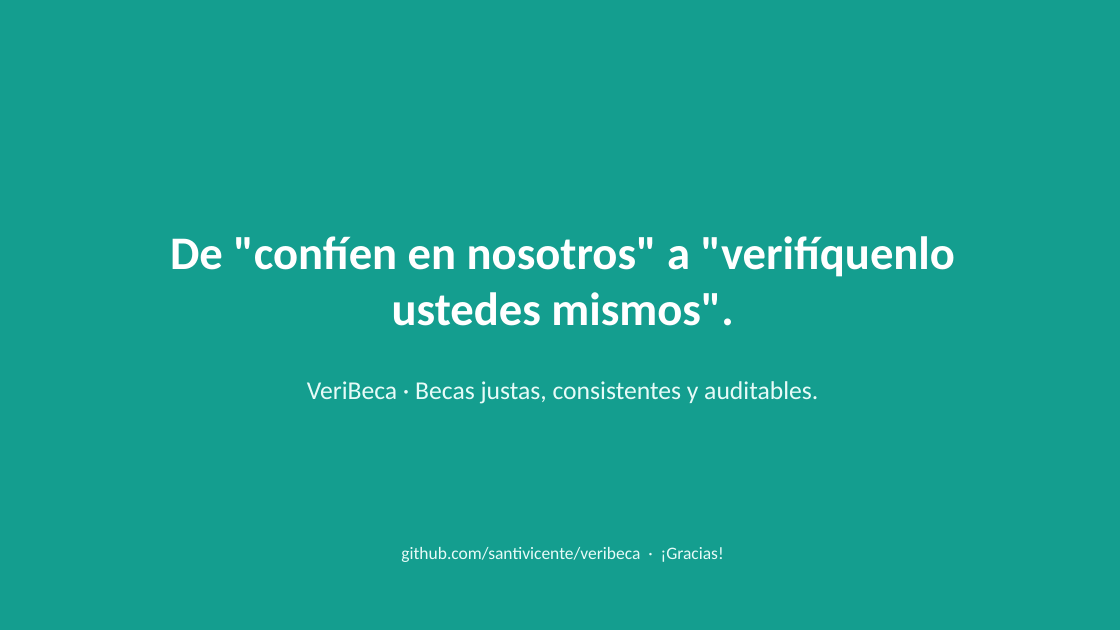
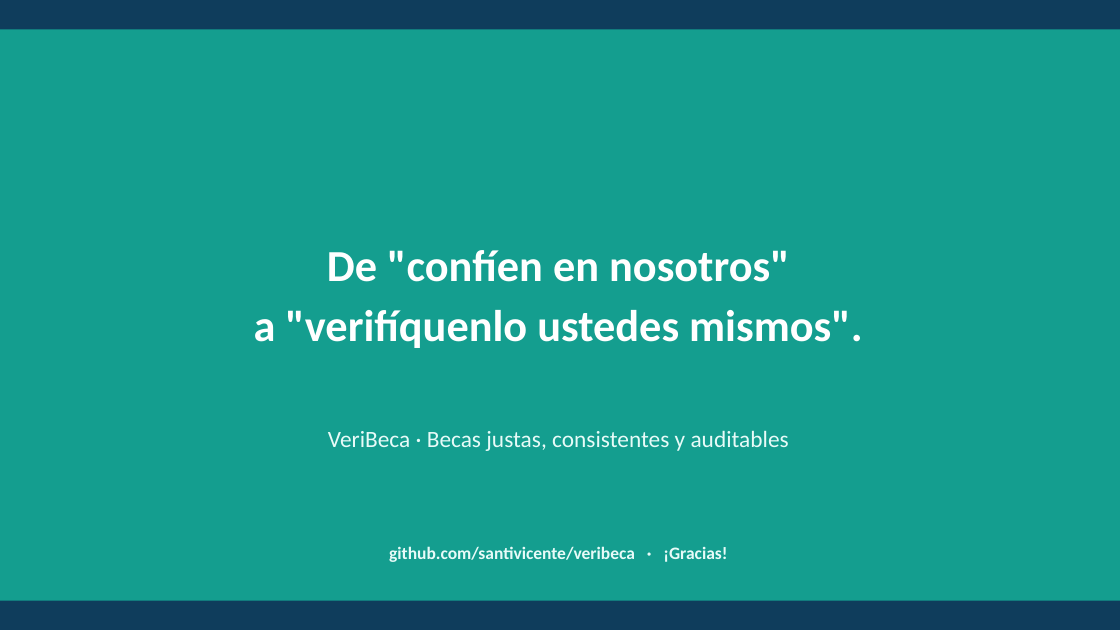
Before and after one commit to santivicente/veribeca, a slide deck: slide 10 of docs/VeriBeca-Pitch.pptx. Drawn at 1120x630 pixels with LibreOffice and Linux fonts; fonts in the diff are those of the drawing. Boxes give left, top, right and bottom in pixels: in the first picture for what was removed or moved away, otherwise in the second. Text is boxed around its words. In the diff, an @@ line names an element or a change of style, - is before the commit and + after.

```diff
--- a/docs/VeriBeca-Pitch.pptx
+++ b/docs/VeriBeca-Pitch.pptx
@@ rectangle added at box(0, 0, 1120, 29), fill #0F3D5C @@
@@ text "De "confíen en nosotros"" at box(254, 250, 862, 348): vertical alignment top to middle @@
@@ text at box(254, 250, 862, 348): text changed; size 40 to 38 pt @@
-De "confíen en nosotros" a "verifíquenlo ustedes mismos".
+De "confíen en nosotros"
+a "verifíquenlo ustedes mismos".
@@ text at box(328, 430, 789, 451): text changed; size 22 to 20 pt @@
-VeriBeca · Becas justas, consistentes y auditables.
+VeriBeca · Becas justas, consistentes y auditables
@@ text "github.com/santivicente/veribeca · ¡Gracias!": place and size @@
-text "github.com/santivicente/veribeca · ¡Gracias!" at box(401, 547, 724, 562)
+text "github.com/santivicente/veribeca · ¡Gracias!" at box(389, 546, 727, 562)
@@ text "github.com/santivicente/veribeca · ¡Gracias!" at box(389, 546, 727, 562): bold on; more space between paragraphs @@
@@ rectangle added at box(0, 601, 1120, 630), fill #0F3D5C @@
```
Also in this commit, not shown: 6 other slides changed, 3 slides added, 3 slides removed.
